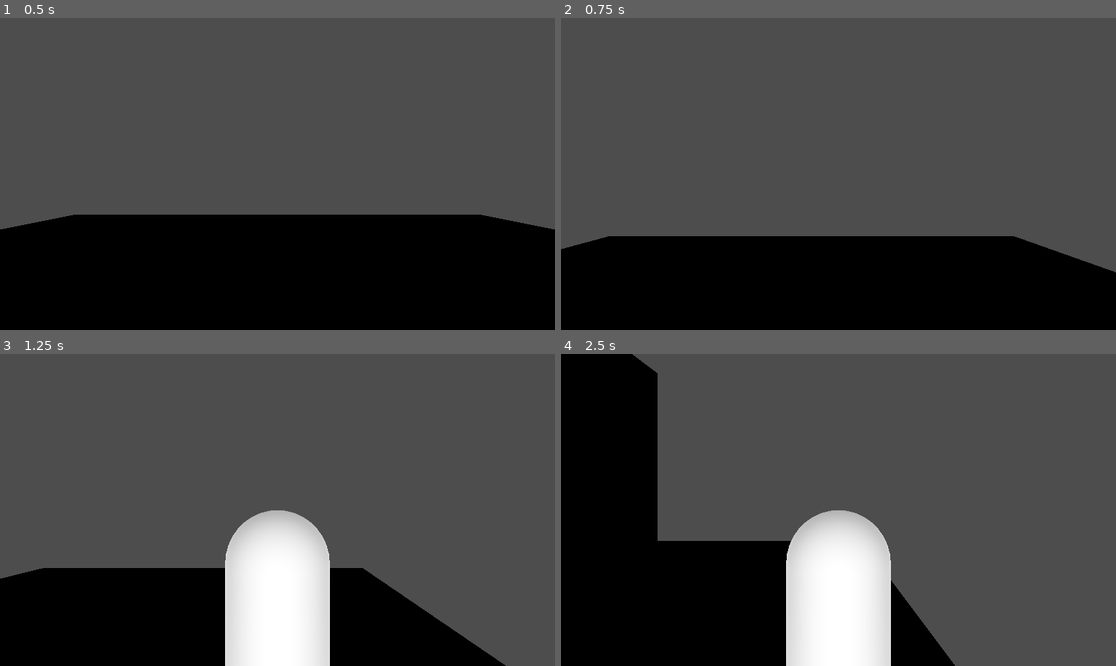
Above: before the commit, frames 1-4 (two rows, left to right).
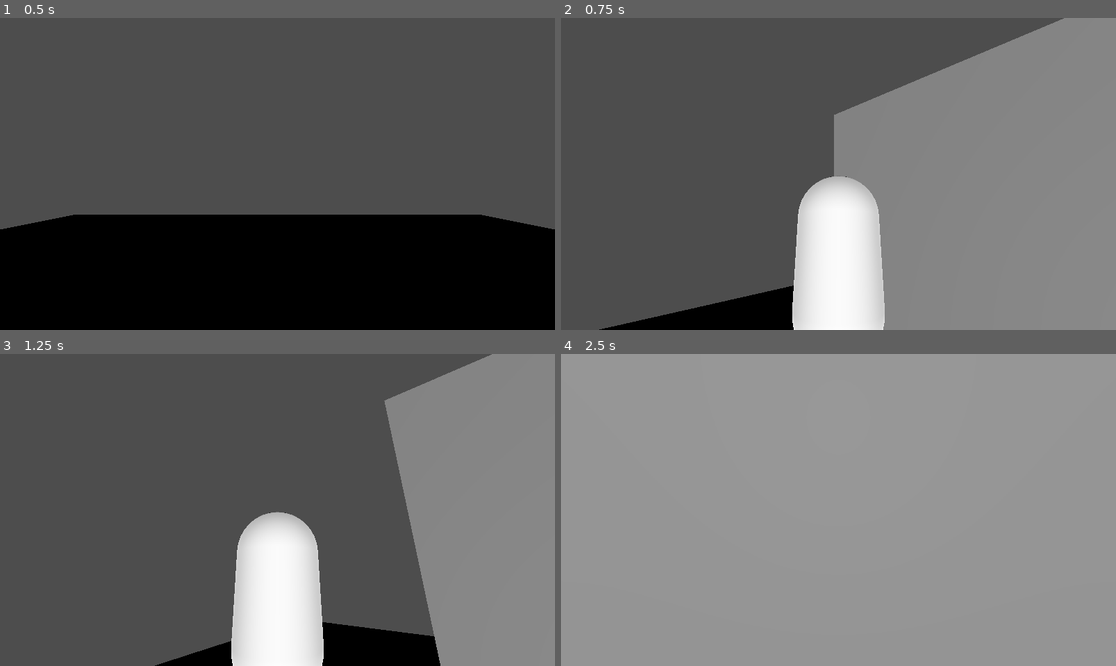
Above: after the commit, the same moments.

Repository: dondenik/DTM
Game: Godot game, scene res://main.tscn
The game is run twice, just before and just after one commit, with the same random seed, the same clock (stepped at 60 frames per second) and the same inputs.
Inputs (mouse positions are in pixels of both pictures, inside the frame that each line leads up to):
- Up to frame 1 (0.5 s): no input
- Up to frame 2 (0.75 s): tap Enter (ui_accept) at 0.5 s; move the mouse to (960, 158) at 0.52 s; hold Right (ui_right) from 0.53 s (still down)
- Up to frame 3 (1.25 s): keep holding Right (ui_right); tap Enter (ui_accept) at 0.77 s
- Up to frame 4 (2.5 s): move the mouse to (727, 525) at 1.27 s; release Right (ui_right) at 1.28 s; hold Down (ui_down) 1.28-2.03 s; tap Enter (ui_accept) at 1.52 s; move the mouse to (894, 441) at 2.02 s; hold Right (ui_right) from 2.03 s (still down)

Frame 1 is identical in both runs. In frame 2, 58% of the frame differs, in the area x 0-100%, y 0-100%; in frame 3, 42%; in frame 4, 100%.

Commit message:
camera movement added

Diff:
--- a/PlayerCamera.gd
+++ b/PlayerCamera.gd
@@ -10,6 +10,14 @@
 func _ready():
 	$SpringArm3D.position = third_person_base_pos
 	$FirstPersonCamera.position = first_person_base_pos
+
+
+func _input(event):
+	if event is InputEventMouseMotion:
+		rotation.y -= event.relative.x * 0.01
+		rotation.x -= event.relative.y * 0.01
+		rotation.x = clamp(rotation.x,-PI/2.0,PI/2.0)
+
 
 
 # Called every frame. 'delta' is the elapsed time since the previous frame.
--- a/player.tscn
+++ b/player.tscn
@@ -23,4 +23,7 @@
 
 [node name="CameraRoot" parent="." instance=ExtResource("2_3r3rg")]
 
+[node name="SpringArm3D" parent="CameraRoot" index="0"]
+spring_length = 1.4
+
 [editable path="CameraRoot"]
